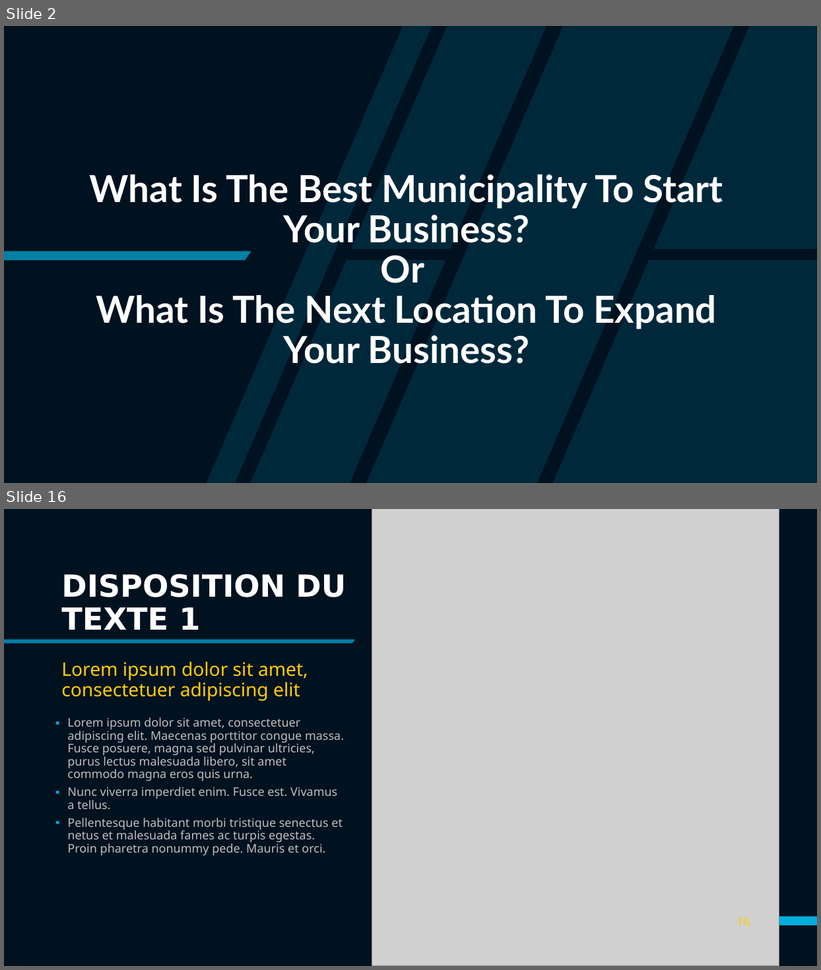
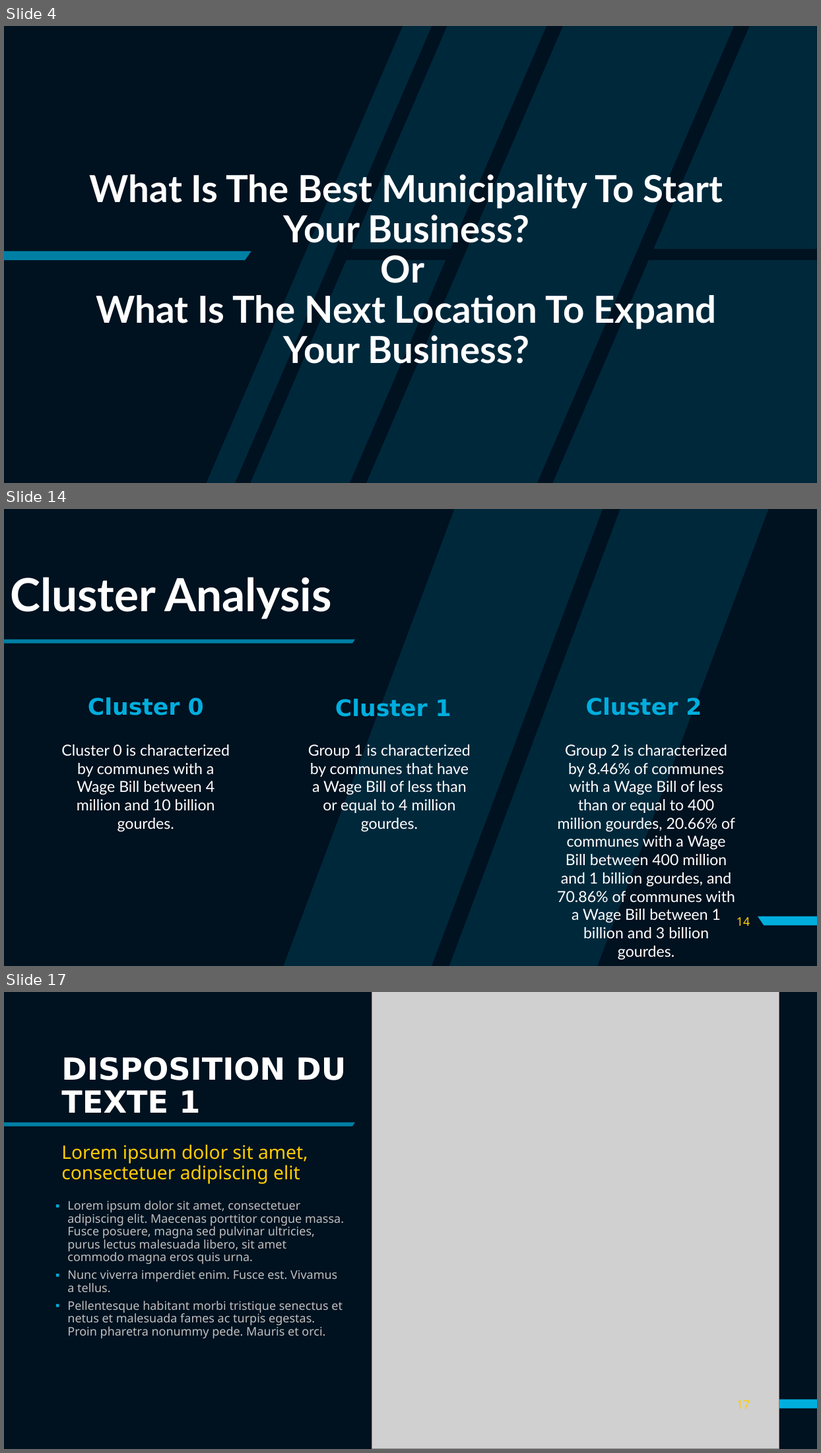
Before and after one commit to Ldave01/Best_Place_For_Business, a slide deck: Analyzing Business Location in Haiti.pptx. Shown one above the other, each under a label of ours: slides 2 and 16 before the commit, slides 4, 14 and 17 after it; the slides between them are not shown. The pictures are 821x970 and 821x1453 pixels, drawn with LibreOffice and Linux fonts; fonts in the diff are those of the drawing; grey boxes stand for pictures. Boxes give left, top, right and bottom in pixels: in the first picture for what was removed or moved away, otherwise in the second. Text is boxed around its words. In the diff, an @@ line names an element or a change of style, - is before the commit and + after.

```diff
--- a/Analyzing Business Location in Haiti.pptx
+++ b/Analyzing Business Location in Haiti.pptx
@@ slide 14 added at (4,509,817,966), background #00111F; not listed: 2 template elements that a slide beside it also shows @@
@@ freeform shape added at (283,509,769,966), fill #00AEDE at 15% opacity @@
@@ title added at (10,577,332,619), 54 pt, text #FFFFFF, bold @@
+Cluster Analysis
@@ text added at (88,697,204,716), 27 pt, text #00AEDE, bold @@
+Cluster 0
@@ text added at (335,699,451,717), 27 pt, text #00AEDE, bold @@
+Cluster 1
@@ text added at (586,697,702,716), 27 pt, text #00AEDE, bold @@
+Cluster 2
@@ text added at (61,745,230,811), 18 pt, text #FFFFFF @@
+Cluster 0 is characterized by communes with a Wage Bill between 4 million and 10 billion gourdes.
@@ text added at (308,745,471,813), 18 pt, text #FFFFFF @@
+Group 1 is characterized by communes that have a Wage Bill of less than or equal to 4 million gourdes.
@@ text added at (557,745,735,939), 18 pt, text #FFFFFF @@
+Group 2 is characterized by 8.46% of communes with a Wage Bill of less than or equal to 400 million gourdes, 20.66% of communes with a Wage Bill between 400 million and 1 billion gourdes, and 70.86% of communes with a Wage Bill between 1 billion and 3 billion gourdes.
@@ page number added at (737,918,750,926), 14 pt, text #FFCD00 @@
+14
@@ what was slide 2 is now slide 4 @@
@@ what was slide 16 is now slide 17 @@
@@ page number at (737,1401,750,1409): text changed @@
-16
+17
```
Also in this commit, not shown: 5 slides changed, 8 other slides added, 8 slides removed, 4 other files.
